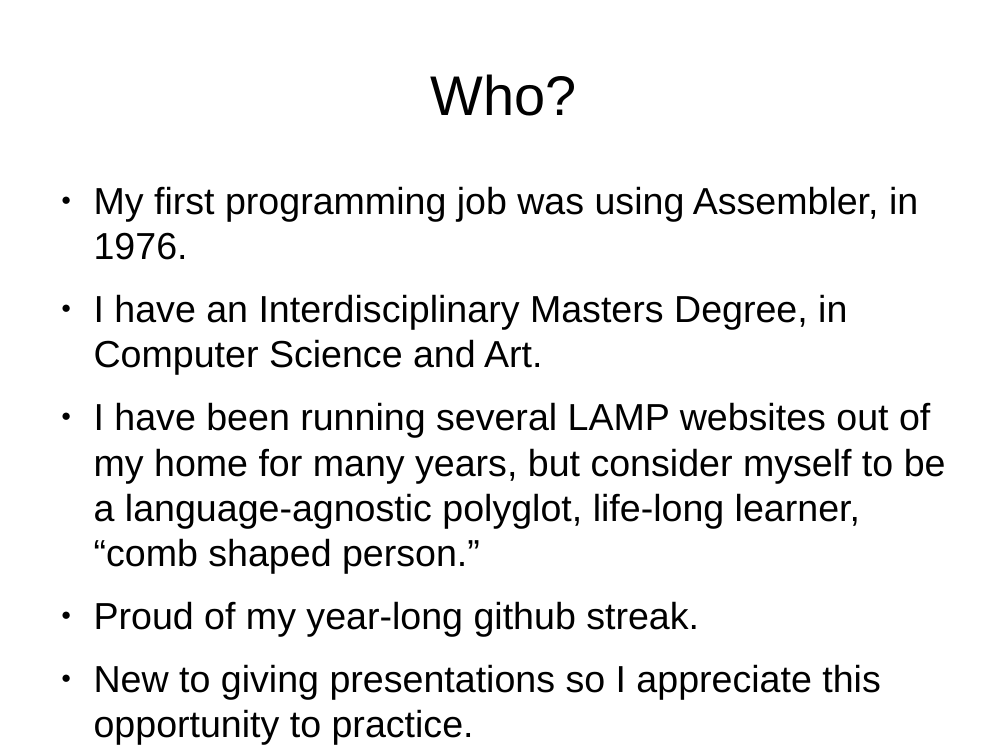
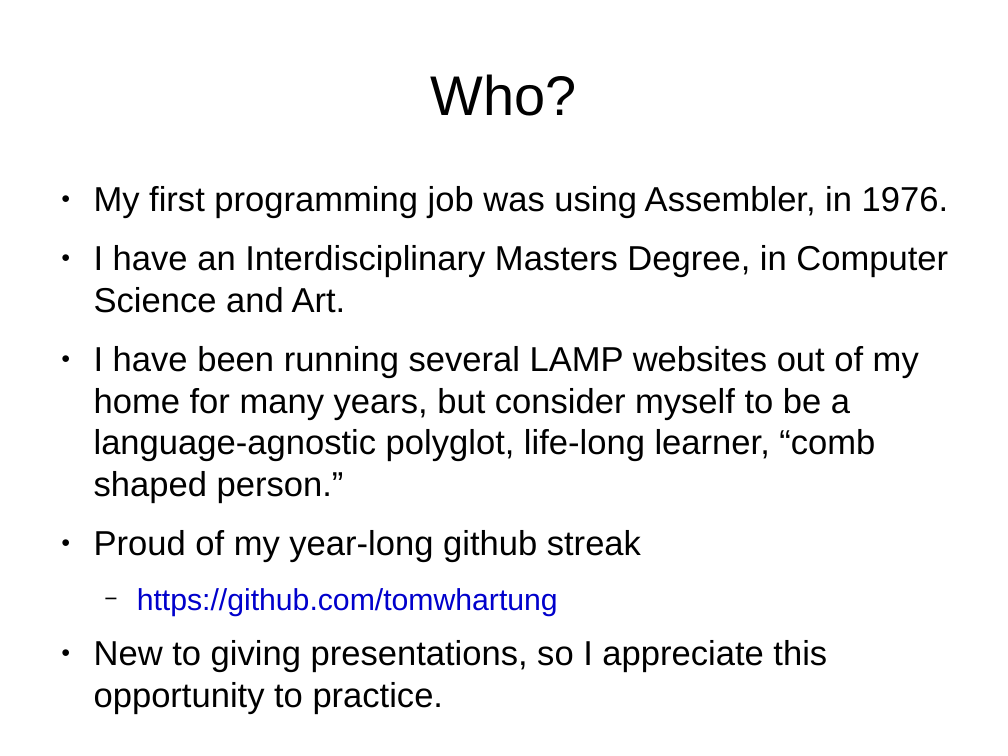
Before and after one commit to tomwhartung/jmws_accoutrements, a slide deck: slide 2 of presentations/2016_07-Drupal/9-slides.odp. Drawn at 1008x756 pixels with LibreOffice and Linux fonts; fonts in the diff are those of the drawing. Boxes give left, top, right and bottom in pixels: in the first picture for what was removed or moved away, otherwise in the second. Text is boxed around its words. In the diff, an @@ line names an element or a change of style, - is before the commit and + after.

```diff
--- a/presentations/2016_07-Drupal/9-slides.odp
+++ b/presentations/2016_07-Drupal/9-slides.odp
@@ text at box(94, 186, 948, 503): size 29.6 to 27.2 pt in "My first programming job was using Assembler, ...", "I have an Interdisciplinary Masters Degree, in ...", "I have been running several LAMP websites ..." @@
@@ text at box(94, 530, 827, 714): text changed; size 29.6 to 27.2 pt @@
-● Proud of my year-long github streak.
-● New to giving presentations so I appreciate this opportunity to practice.
+● Proud of my year-long github streak
+  − https://github.com/tomwhartung
+● New to giving presentations, so I appreciate this opportunity to practice.
```
Also in this commit, not shown: 5 other slides changed.
